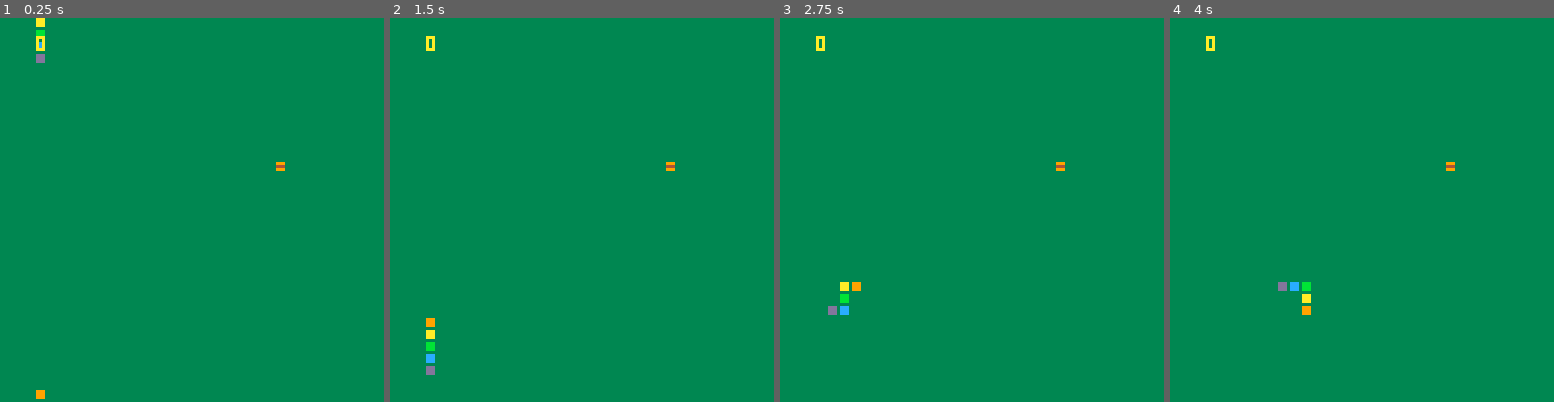
Above: before the commit, frames 1-4 (left to right).
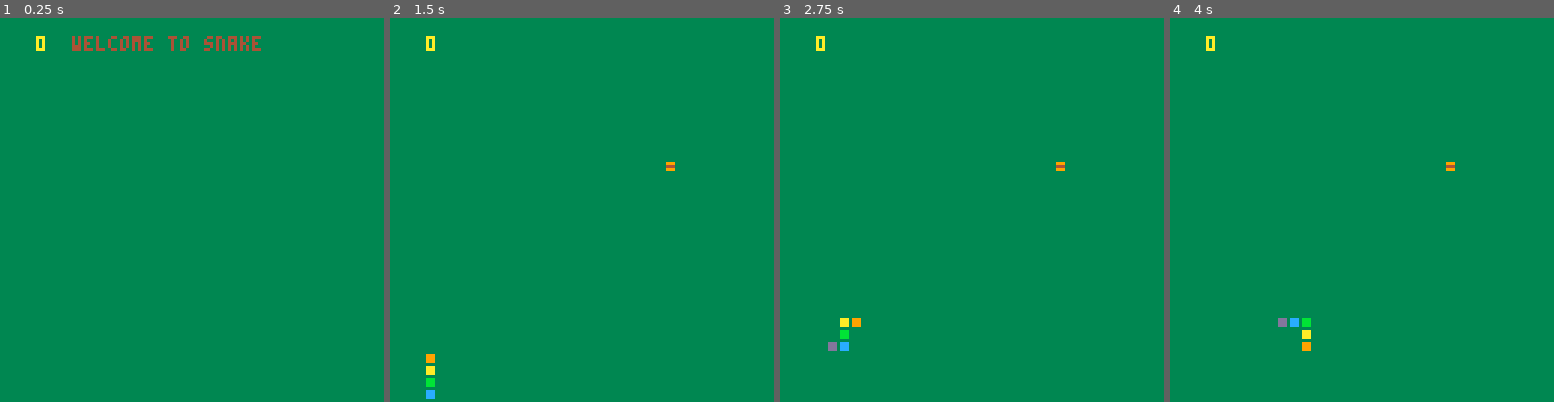
Above: after the commit, the same moments.

Repository: iain8/pico-8-games
Game: PICO-8 cartridge snek_v2.p8
Two runs of this game, one before a commit and one after it. Both use one fixed random seed, a clock stepped at 60 frames per second and the inputs below.
Inputs:
- Up to frame 1 (0.25 s): no input
- Up to frame 2 (1.5 s): tap X (X key) at 0.33, 1.07 s; tap O (Z key) at 0.7 s
- Up to frame 3 (2.75 s): hold Right 1.6-2.1 s; tap O (Z key) at 1.7, 2.1, 2.5 s; tap X (X key) at 1.85 s; hold Up 2.15-2.42 s; hold Right from 2.47 s (still down)
- Up to frame 4 (4 s): tap O (Z key) at 2.9, 3.3, 3.7 s; tap X (X key) at 2.97 s; release Right at 3.03 s; hold Left 3.08-3.58 s; hold Down 3.63-3.97 s

The runs differ from the first frame. In frame 1, 1.1% of the frame differs, in the area x 9-75%, y 0-100%; in frame 2, 0.4%; in frame 3, 0.5%; in frame 4, 0.5%.

Commit message:
fix wrap method, add basic menu

Diff:
--- a/snek_v2.p8
+++ b/snek_v2.p8
@@ -11,6 +11,7 @@
 food = {}
 food_length = 0
 crash = false
+state = 0 -- 0: title, 1: game, 2: game over
 
 function _init()
   for i = 1, 5 do
@@ -23,25 +24,31 @@
 end
 
 function _update()
-  get_direction()
-
-  if food_length == 0 then
-    add_food()
-  end
-
-  if frame_count % 6 == 0 then
-    move()
-  end
-
-  frame_count += 1
+  if state == 1 then
+    get_direction()
+
+    if food_length == 0 then
+      add_food()
+    end
+
+    if frame_count % 6 == 0 then
+      move()
+    end
+
+    frame_count += 1
+  elseif btn(4) or btn(5) then
+    state = 1
+  end
 end
 
 function _draw()
   rectfill(0,0,128,128,3)
 
-  if crash == true then
+  if state == 2 then
     print('crashed', 24, 6, 4)
     stop()
+  elseif state == 0 then
+    print('welcome to snake', 24, 6, 4)
   else
     colour = 9
 
@@ -106,15 +113,15 @@
   body = new_body
 
   -- if head occupies body then you've failed!
-  crash = in_body(body[1], 2)
+  if (in_body(body[1], 2)) state = 2
 end
 
 function wrap(segment)
   for i, coord in pairs(segment) do
     if coord > 64 then
-      segment[i] = coord - 64
+      segment[i] = 0 --coord - 64
     elseif coord < 0 then
-      segment[i] = coord + 64
+      segment[i] = 64 --coord + 64
     end
   end
 
